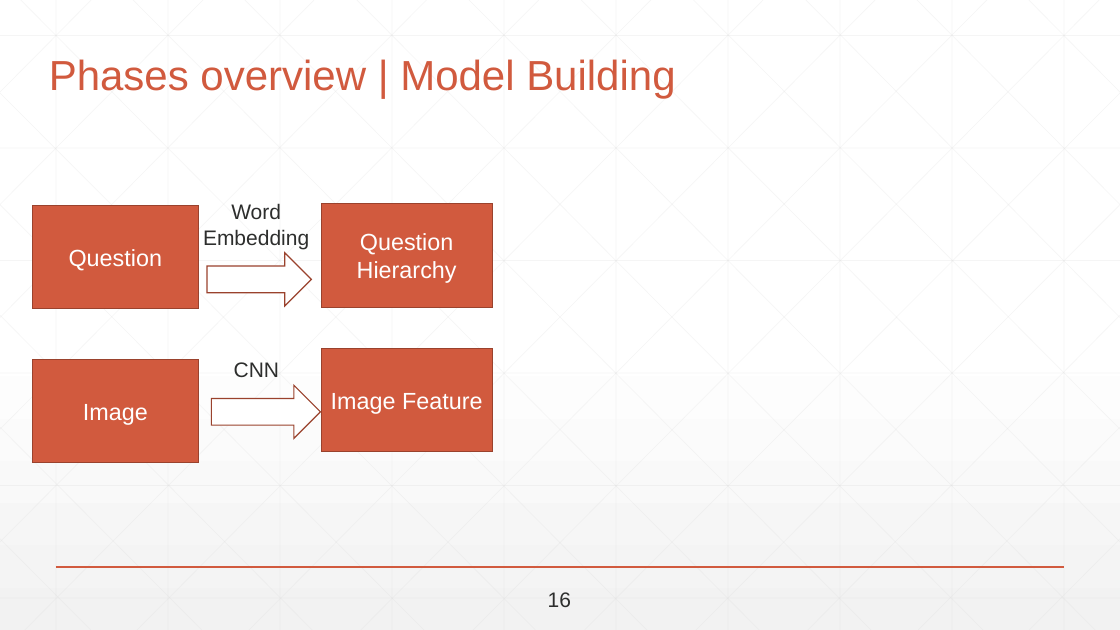
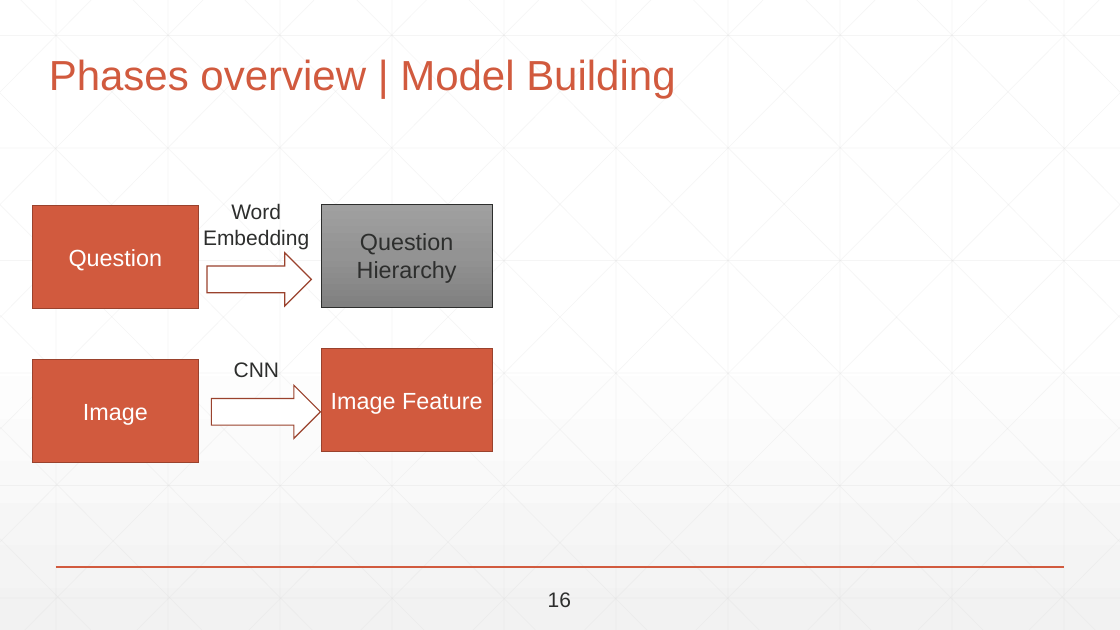
Before and after one commit to abdallahshaaban/Visual-Question-Answering, a slide deck: slide 26 of Second Seminar/Visual-QA Second Seminar.pptx. Drawn at 1120x630 pixels with LibreOffice and Linux fonts; fonts in the diff are those of the drawing. Boxes give left, top, right and bottom in pixels: in the first picture for what was removed or moved away, otherwise in the second. Text is boxed around its words. In the diff, an @@ line names an element or a change of style, - is before the commit and + after.

```diff
--- a/Second Seminar/Visual-QA Second Seminar.pptx
+++ b/Second Seminar/Visual-QA Second Seminar.pptx
@@ rectangle "Question Hierarchy" at bbox=[321, 204, 492, 308]: text colour #FFFFFF to #2D2E2D; fill #D15A3E to gradient #A1A1A1 to #949494 to #808180; outline #9B432E 1 pt to #2D2E2D 0.5 pt @@
```
Also in this commit, not shown: 12 other slides changed, 22 slides added, 5 slides removed, 1 other file.
